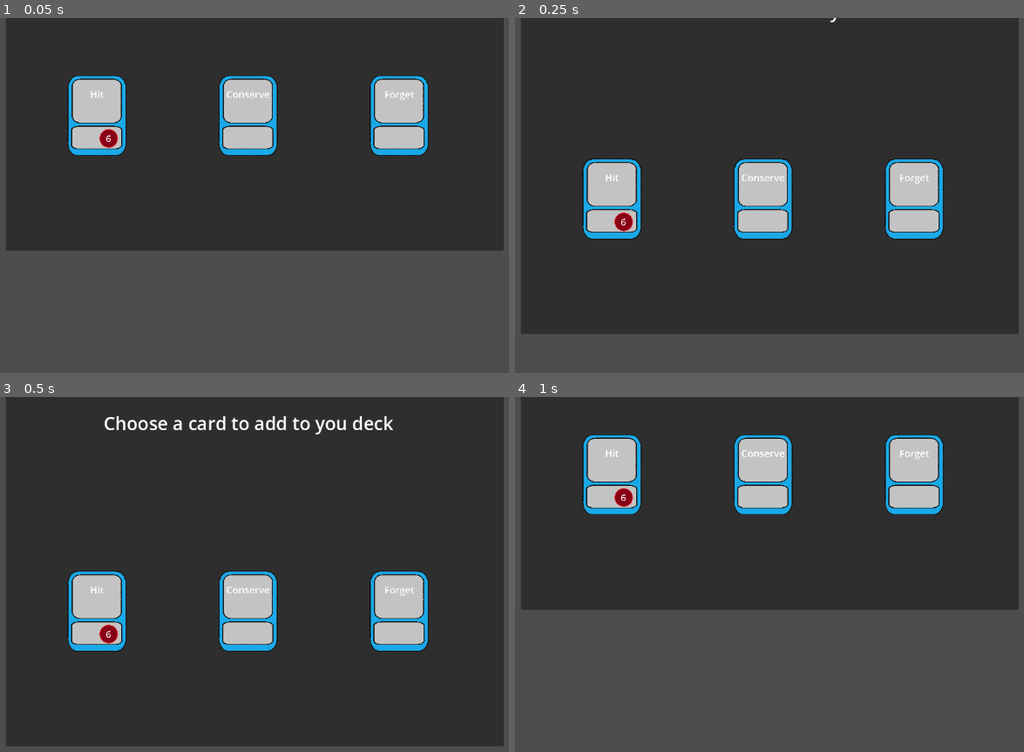
Above: before the commit, frames 1-4 (two rows, left to right).
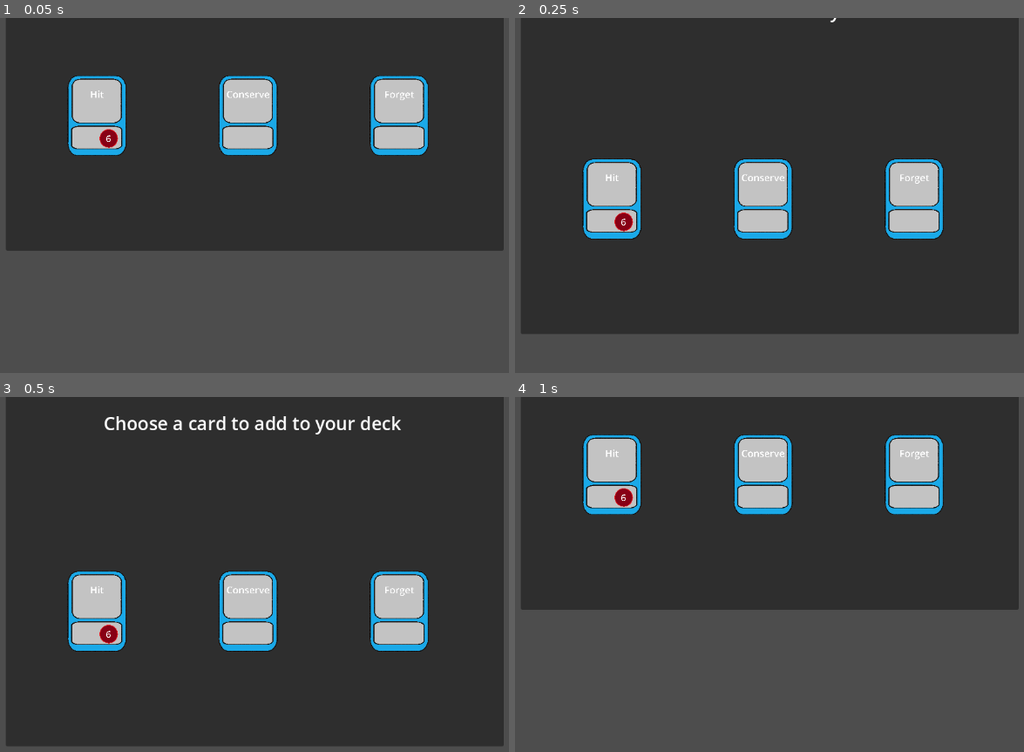
Above: after the commit, the same moments.

Repository: HartThomas/Roguelike-Ideas
Game: Godot game, scene res://victory.tscn
Same seed, same stepped clock (60 frames per second), same inputs: the game is played once before the commit and once after it. This scene is started directly instead of the project's main scene.
Inputs (mouse positions are in pixels of both pictures, inside the frame that each line leads up to):
- Up to frame 1 (0.05 s): no input
- Up to frame 2 (0.25 s): no input
- Up to frame 3 (0.5 s): no input
- Up to frame 4 (1 s): drag from (611, 610) to (912, 610) at 0.52 s

Frames 1-2 are identical in both runs. In frame 3, 0.2% of the frame differs, in the area x 68-79%, y 5-10%; in frame 4, nothing differs.

Commit message:
Add remove from deck page

Diff:
--- a/BattleManager.gd
+++ b/BattleManager.gd
@@ -1,6 +1,8 @@
 extends Node
 @export var battleInfo : BattleInfo
 @export var card_resource : CardStats
+@export var cards_to_offer : Array[Resource]
+
 @export var player_max_health : int = 50
 @export var player_health : int = 50
 @export var player_block : int = 0
@@ -39,3 +41,13 @@
 	enemy_max_health = enemy.max_health
 	enemy_health = enemy.starting_health
 	enemy_block = enemy.starting_block
+
+func edit_cards_to_offer(cards: Array[String]) -> void :
+	cards_to_offer.clear()
+	if cards.size() == 0:
+		cards = ['Hit', 'Conserve', 'Forget']
+	for card in cards:
+		var resource_path = "res://resources/%s.tres" % [card.to_lower()]
+		var new_card = load(resource_path)
+		new_card.set_local_to_scene(true)
+		cards_to_offer.push_back(new_card)
--- a/canvas_layer.gd
+++ b/canvas_layer.gd
@@ -7,13 +7,10 @@
 
 # Called when the node enters the scene tree for the first time.
 func _ready() -> void:
+	BattleManager.edit_cards_to_offer([])
 	var card_scene = load("res://card.tscn")
-	var hit = load("res://resources/hit.tres")
-	var conserve = load("res://resources/conserve.tres")
-	var forget = load("res://resources/forget.tres")
-	var array = [hit, conserve, forget]
 	var index = 0
-	for i in array:
+	for i in BattleManager.cards_to_offer:
 		var new_card = card_scene.instantiate()
 		new_card.card_info = i
 		new_card.position.x = 150 + (250 * index)
--- /dev/null
+++ b/canvas_layer_remove.gd
@@ -0,0 +1,48 @@
+extends CanvasLayer
+@onready var panel: Panel = $Panel
+var target_position = Vector2(171,-24)
+signal finished
+signal card_picked
+var finishing :bool = false
+
+# Called when the node enters the scene tree for the first time.
+func _ready() -> void:
+	panel.position = Vector2(171,-300)
+	var card_scene = load("res://card.tscn")
+
+	var total_cards = BattleManager.battleInfo.deck.size()
+	if total_cards == 0:
+		return
+
+	var start_position = Vector2(58, 200)
+	var space_width = 824
+	var card_width = 100
+	var card_height = 140
+	var max_per_row = int(max(1, space_width / (card_width * 1.2)))
+	var rows = ceil(float(total_cards) / max_per_row)
+	var spacing_x = min(space_width / max(1, min(total_cards, max_per_row)), card_width * 1.2)
+	var spacing_y = card_height * 1.2
+
+	for i in range(total_cards):
+		var card_instance = card_scene.instantiate()
+		card_instance.card_info = BattleManager.battleInfo.deck[i]
+		var row = i / max_per_row
+		var col = i % int(max_per_row)
+		var position_x = start_position.x + (space_width - (spacing_x * min(total_cards, max_per_row))) / 2 + col * spacing_x
+		var position_y = start_position.y + row * spacing_y
+		card_instance.position = Vector2(position_x, position_y)
+		card_instance.scale = Vector2(1.5,1.5)
+		card_instance.add_to_deck.connect(remove_card_from_deck)
+		card_instance.end_of_battle_selecting = true
+		panel.add_child(card_instance)
+		card_instance.card_flip()
+
+func _process(delta: float) -> void:
+	panel.position = panel.position.lerp(target_position, 5 * delta)
+	if panel.position.distance_to(target_position) < 1.0 and finishing:
+		finished.emit()
+
+func remove_card_from_deck(card) -> void:
+	finishing = true
+	BattleManager.battleInfo.remove_card_from_deck(card.card_info)
+	card_picked.emit()
--- a/card.gd
+++ b/card.gd
@@ -11,8 +11,8 @@
 var in_deck : bool = true
 var temporary_instance : bool = true
 var face_up : bool = false
-var face_up_texture = load('res://art/card.png')
-var face_down_texture = load("res://art/card back.png")
+var face_up_texture = preload('res://art/card.png')
+var face_down_texture = preload("res://art/card back.png")
 var end_of_battle_selecting: bool = false
 @onready var animation = $AnimationPlayer
 @onready var card: Area2D = $"."
@@ -88,6 +88,7 @@
 
 func card_flip() -> void:
 	face_up = !face_up
+	var face_up_texture = load('res://art/card.png')
 	if face_up:
 		sprite_2d.texture = face_up_texture
 		name_label.text = card_info.card_name
--- a/classnames/battle_manager.gd
+++ b/classnames/battle_manager.gd
@@ -31,3 +31,6 @@
 
 func shuffle_deck() -> void:
 	deck.shuffle()
+
+func remove_card_from_deck(card)-> void:
+	deck.erase(card)
--- a/main.gd
+++ b/main.gd
@@ -3,6 +3,8 @@
 @onready var battle: Node2D = $Screen/Battle
 @export var victory_scene : PackedScene
 @export var merchant_scene : PackedScene
+@export var remove_scene : PackedScene
+var merchant_ref
 
 # Called when the node enters the scene tree for the first time.
 func _ready() -> void:
@@ -49,17 +51,28 @@
 	var tween = get_tree().create_tween()
 	tween.tween_property(screen.get_material(), "shader_parameter/blur_power", 0.0, 1.0)
 
-func merchant_add_card_clicked()-> void:
-	pause_scene(merchant_scene)
-	var new_scene = victory_scene.instantiate()
-	new_scene.card_picked.connect(card_picked)
-	add_child(new_scene)
-
-func merchant_card_picked()-> void:
-	pass
-
 func merchant_route_clicked(route_stats: Route)-> void:
 	$Screen/Adventure.hide()
 	var new_scene = merchant_scene.instantiate()
 	new_scene.merchant_stats = route_stats.merchant
+	new_scene.add.connect(merchant_add_card_clicked)
+	new_scene.remove.connect(merchant_remove_card_clicked)
 	add_child(new_scene)
+	merchant_ref = new_scene
+
+func merchant_add_card_clicked()-> void:
+	pause_scene(merchant_ref)
+	var new_scene = victory_scene.instantiate()
+	new_scene.card_picked.connect(merchant_card_picked)
+	add_child(new_scene)
+
+func merchant_card_picked()-> void:
+	$Screen/Adventure.show()
+	merchant_ref.queue_free()
+
+
+func merchant_remove_card_clicked()-> void:
+	pause_scene(merchant_ref)
+	var new_scene = remove_scene.instantiate()
+	new_scene.card_picked.connect(merchant_card_picked)
+	add_child(new_scene)
--- a/main.tscn
+++ b/main.tscn
@@ -6,6 +6,7 @@
 [ext_resource type="PackedScene" uid="uid://by1bi0miuud7i" path="res://battle.tscn" id="2_t22v1"]
 [ext_resource type="Shader" path="res://shaders/blur.gdshader" id="2_yq2fx"]
 [ext_resource type="PackedScene" uid="uid://dh5qi0b3y8y2o" path="res://merchant.tscn" id="3_8htm7"]
+[ext_resource type="PackedScene" uid="uid://dle1xv5jikblv" path="res://remove.tscn" id="4_4df1i"]
 [ext_resource type="Shader" path="res://shaders/plexus.gdshader" id="4_rwyqr"]
 
 [sub_resource type="FastNoiseLite" id="FastNoiseLite_cnfgj"]
@@ -34,9 +35,9 @@
 script = ExtResource("1_xddkn")
 victory_scene = ExtResource("2_6qd8h")
 merchant_scene = ExtResource("3_8htm7")
+remove_scene = ExtResource("4_4df1i")
 
 [node name="Screen" type="CanvasGroup" parent="."]
-z_index = 10
 material = SubResource("ShaderMaterial_moiev")
 
 [node name="ColorRect" type="ColorRect" parent="Screen"]
--- a/merchant.gd
+++ b/merchant.gd
@@ -1,5 +1,7 @@
 extends Node2D
 var merchant_stats: Merchant
+signal add
+signal remove
 
 # Called when the node enters the scene tree for the first time.
 func _ready() -> void:
@@ -9,3 +11,11 @@
 # Called every frame. 'delta' is the elapsed time since the previous frame.
 func _process(delta: float) -> void:
 	pass
+
+
+func _on_remove_button_button_down() -> void:
+	remove.emit()
+
+
+func _on_add_button_button_down() -> void:
+	add.emit()
--- a/merchant.tscn
+++ b/merchant.tscn
@@ -18,5 +18,8 @@
 offset_top = 282.0
 offset_right = 857.0
 offset_bottom = 339.0
-text = "Add a card from your deck
+text = "Add a card to your deck
 "
+
+[connection signal="button_down" from="RemoveButton" to="." method="_on_remove_button_button_down"]
+[connection signal="button_down" from="AddButton" to="." method="_on_add_button_button_down"]
--- /dev/null
+++ b/remove.gd
@@ -0,0 +1,18 @@
+extends Control
+signal card_picked
+
+# Called when the node enters the scene tree for the first time.
+func _ready() -> void:
+	pass
+
+# Called every frame. 'delta' is the elapsed time since the previous frame.
+func _process(delta: float) -> void:
+	pass
+
+func _on_canvas_layer_card_picked() -> void:
+	$CanvasLayerRemove.target_position = Vector2(171,-300)
+
+
+func _on_canvas_layer_finished() -> void:
+	card_picked.emit()
+	queue_free()
--- /dev/null
+++ b/remove.tscn
@@ -0,0 +1,38 @@
+[gd_scene load_steps=3 format=3 uid="uid://dle1xv5jikblv"]
+
+[ext_resource type="Script" path="res://canvas_layer_remove.gd" id="1_gg1xl"]
+[ext_resource type="Script" path="res://remove.gd" id="1_pf0yd"]
+
+[node name="Remove" type="Control"]
+layout_mode = 3
+anchors_preset = 0
+offset_right = 1150.0
+offset_bottom = 646.0
+script = ExtResource("1_pf0yd")
+
+[node name="CanvasLayerRemove" type="CanvasLayer" parent="."]
+script = ExtResource("1_gg1xl")
+
+[node name="Panel" type="Panel" parent="CanvasLayerRemove"]
+offset_left = 171.0
+offset_top = -24.0
+offset_right = 995.0
+offset_bottom = 598.0
+mouse_filter = 1
+metadata/_edit_use_anchors_ = true
+
+[node name="Label" type="Label" parent="CanvasLayerRemove/Panel"]
+layout_mode = 1
+anchors_preset = 5
+anchor_left = 0.5
+anchor_right = 0.5
+offset_left = -294.0
+offset_top = 61.0
+offset_right = 294.0
+offset_bottom = 103.0
+grow_horizontal = 2
+theme_override_font_sizes/font_size = 30
+text = "Choose a card to remove from your deck"
+
+[connection signal="card_picked" from="CanvasLayerRemove" to="." method="_on_canvas_layer_card_picked"]
+[connection signal="finished" from="CanvasLayerRemove" to="." method="_on_canvas_layer_finished"]
--- a/victory.tscn
+++ b/victory.tscn
@@ -19,6 +19,7 @@
 offset_right = 995.0
 offset_bottom = 598.0
 mouse_filter = 1
+metadata/_edit_use_anchors_ = true
 
 [node name="Label" type="Label" parent="CanvasLayer/Panel"]
 layout_mode = 0
@@ -27,7 +28,8 @@
 offset_right = 641.0
 offset_bottom = 108.0
 theme_override_font_sizes/font_size = 30
-text = "Choose a card to add to you deck"
+text = "Choose a card to add to your deck"
+metadata/_edit_use_anchors_ = true
 
 [connection signal="card_picked" from="CanvasLayer" to="." method="_on_canvas_layer_card_picked"]
 [connection signal="finished" from="CanvasLayer" to="." method="_on_canvas_layer_finished"]
Not shown: 1 places in main.tscn that only renumber resources
